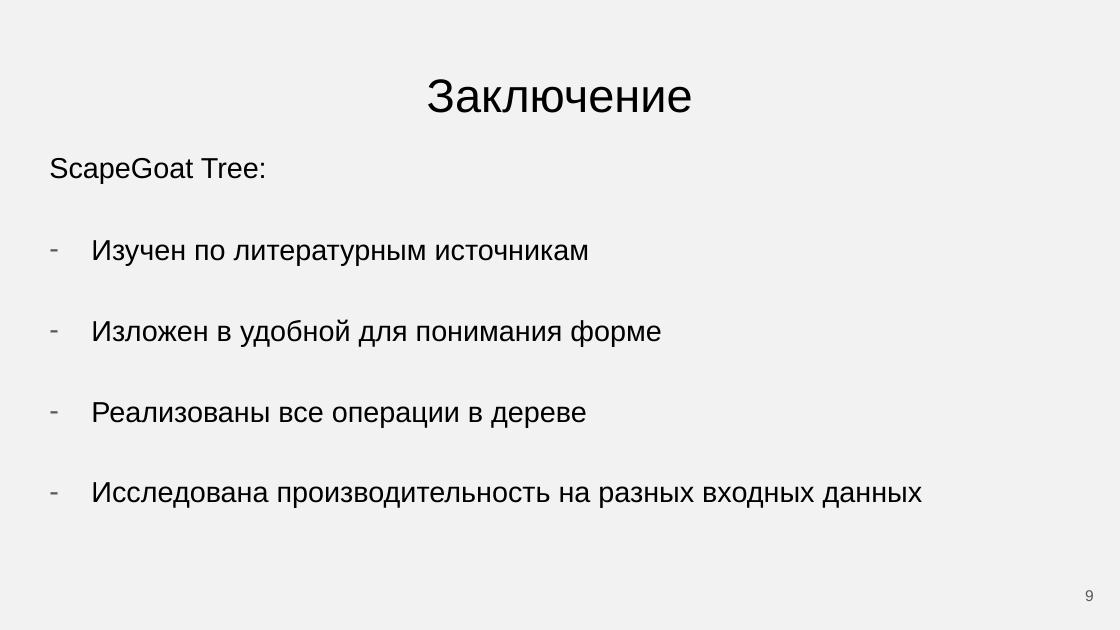
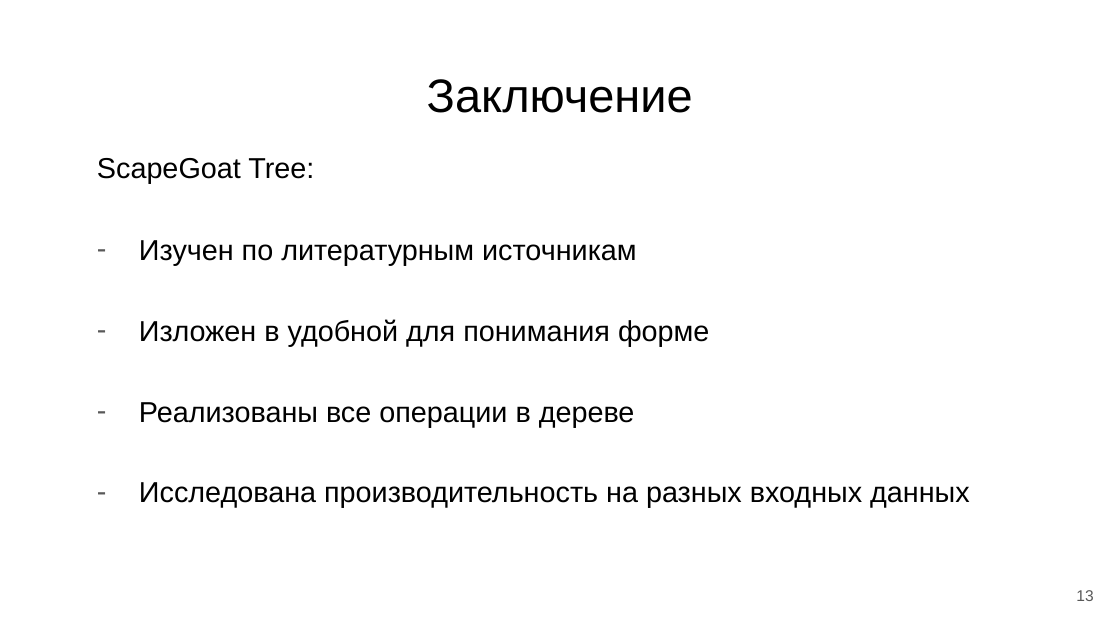
Before and after one commit to Flnchkv/ScapeGoat_Three, a slide deck: slide 13 of ScapeGoat Three.pptx (slide 9 before the commit). Drawn at 1120x630 pixels with LibreOffice and Linux fonts; fonts in the diff are those of the drawing. Boxes give left, top, right and bottom in pixels: in the first picture for what was removed or moved away, otherwise in the second. Text is boxed around its words. In the diff, an @@ line names an element or a change of style, - is before the commit and + after.

```diff
--- a/ScapeGoat Three.pptx
+++ b/ScapeGoat Three.pptx
@@ background #F2F2F2 to #FFFFFF @@
@@ text "ScapeGoat Tree:": place and size @@
-text "ScapeGoat Tree:" at bbox=[49, 158, 923, 508]
+text "ScapeGoat Tree:" at bbox=[97, 158, 970, 508]
@@ page number at bbox=[1076, 590, 1093, 601]: text changed @@
-9
+13
```
Also in this commit, not shown: 8 other slides changed, 4 slides added, 2 other files.
